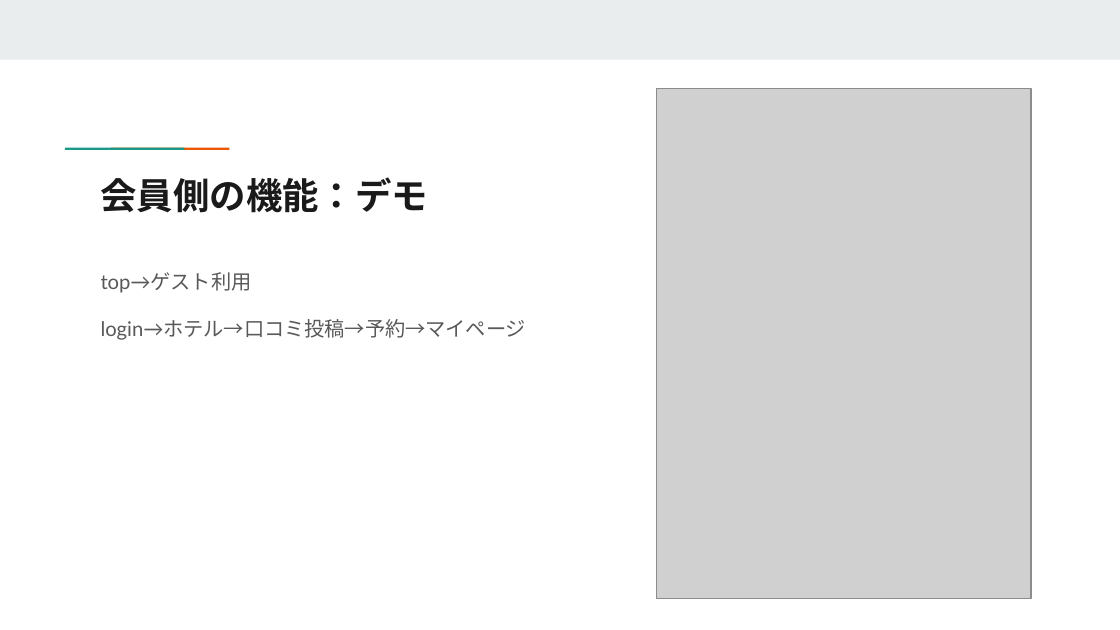
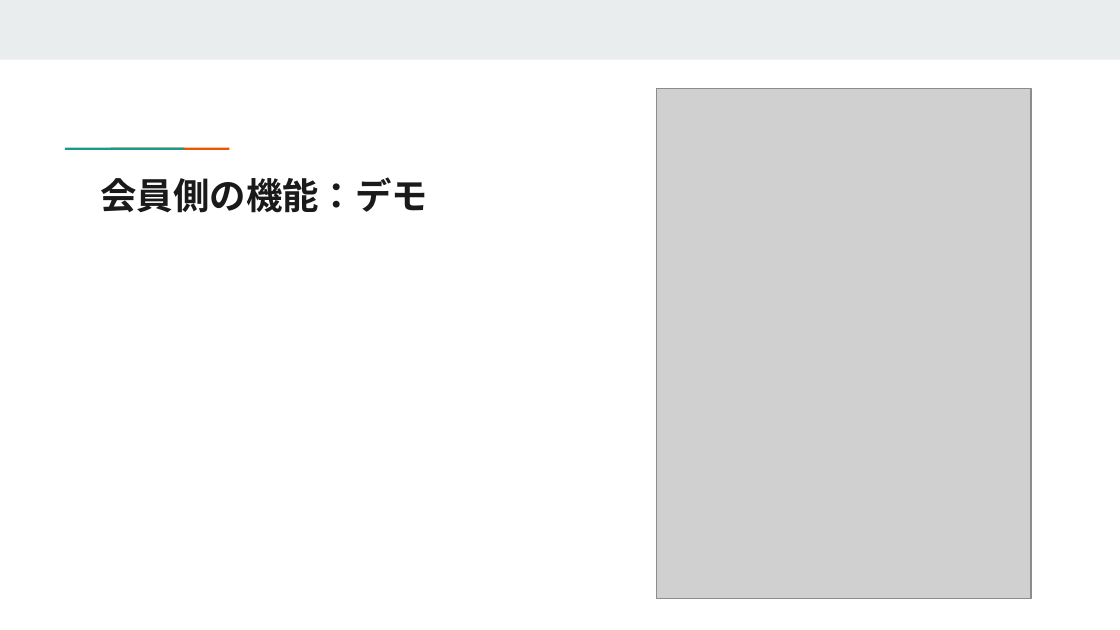
Before and after one commit to reskill-java-2024-nomura/Nomcnc, a slide deck: slide 5 of document/成果発表会資料.pptx (slide 4 before the commit). Drawn at 1120x630 pixels with LibreOffice and Linux fonts; fonts in the diff are those of the drawing; grey boxes stand for pictures. Boxes give left, top, right and bottom in pixels: in the first picture for what was removed or moved away, otherwise in the second. Text is boxed around its words. In the diff, an @@ line names an element or a change of style, - is before the commit and + after.

```diff
--- a/document/成果発表会資料.pptx
+++ b/document/成果発表会資料.pptx
@@ text removed at [101, 272, 527, 340] @@
-top→ゲスト利用
-login→ホテル→口コミ投稿→予約→マイページ
```
Also in this commit, not shown: 5 other slides changed, 1 slide added.
